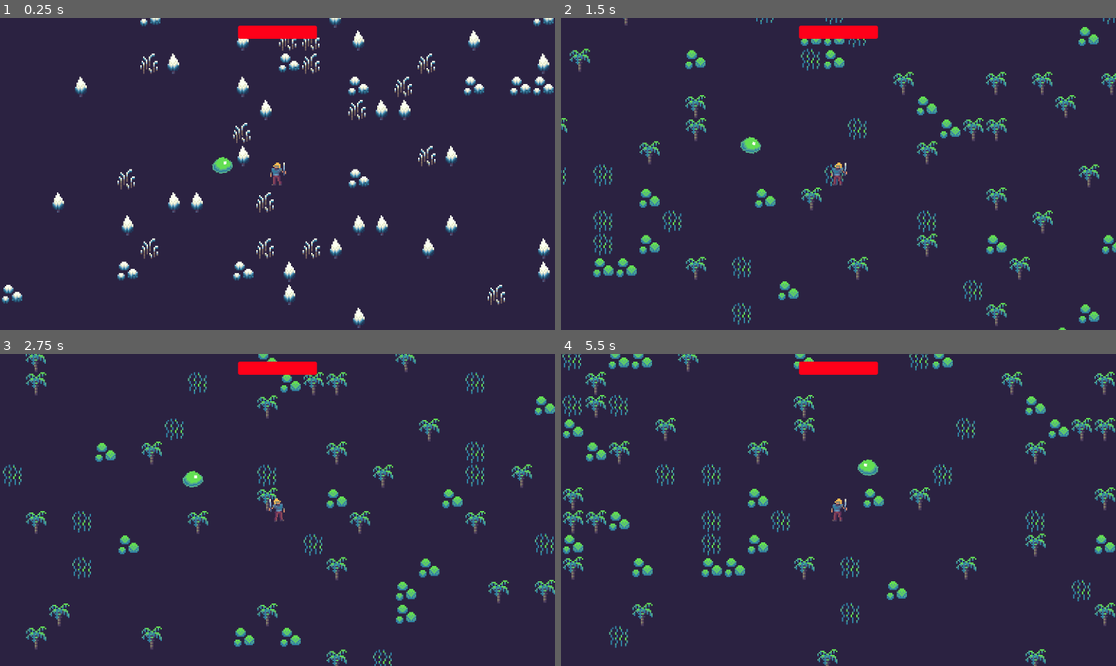
Above: before the commit, frames 1-4 (two rows, left to right).
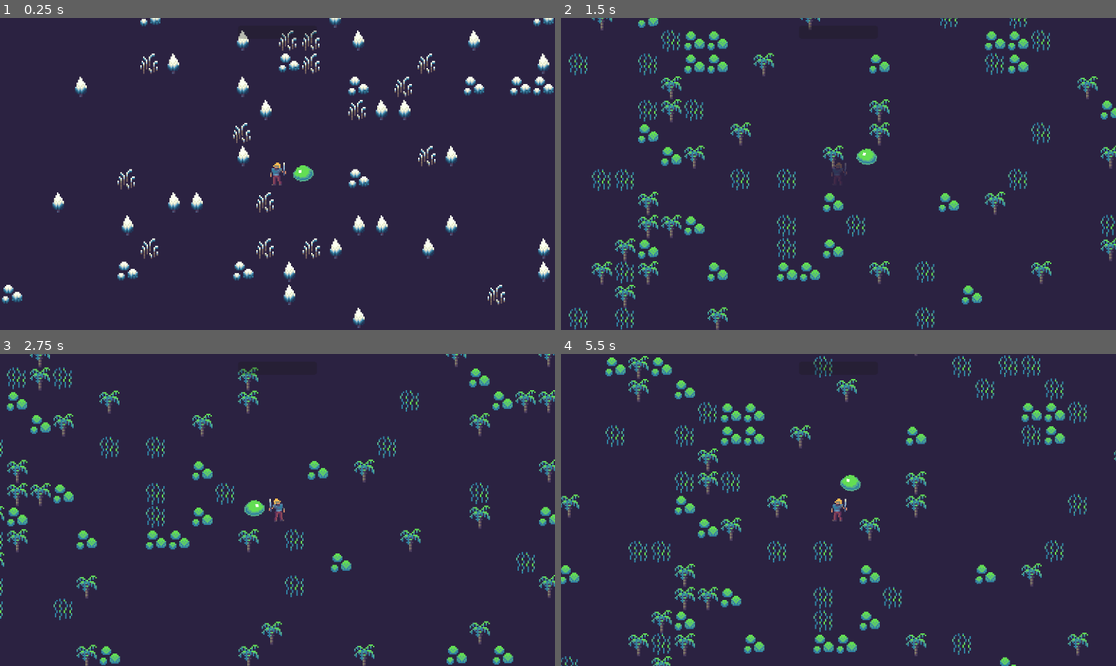
Above: after the commit, the same moments.

Repository: tpolito/untitled-rougelike
Game: Godot game, scene res://Main.tscn
Two runs of this game, one before a commit and one after it. Both use one fixed random seed, a clock stepped at 60 frames per second and the inputs below.
Inputs:
- Up to frame 1 (0.25 s): no input
- Up to frame 2 (1.5 s): tap Enter at 0.5 s; hold D (move_right) 0.53-1.28 s; hold S (move_down) from 1.28 s (still down)
- Up to frame 3 (2.75 s): release S (move_down) at 2.03 s; hold D (move_right) from 2.03 s (still down)
- Up to frame 4 (5.5 s): release D (move_right) at 2.78 s; hold W (move_up) 2.78-3.53 s; hold A (move_left) 3.53-5.03 s; hold S (move_down) from 5.03 s (still down)

The runs differ from the first frame. In frame 1, 0.9% of the frame differs, in the area x 38-58%, y 2-53%; in frame 2, 13%; in frame 3, 12%; in frame 4, 14%, in the area x 0-100%, y 0-100%.

Commit message:
allow components that need stats to get them from the parent

Diff:
--- a/Main.tscn
+++ b/Main.tscn
@@ -3,7 +3,7 @@
 [ext_resource type="PackedScene" uid="uid://bjlrivs1810m8" path="res://scenes/tilemap/TileMap.tscn" id="1_tj8bi"]
 [ext_resource type="Script" path="res://Main.gd" id="1_yqpkr"]
 [ext_resource type="PackedScene" uid="uid://38muohvdb2f6" path="res://scenes/enemy_spawner/EnemySpawner.tscn" id="2_306jd"]
-[ext_resource type="Script" path="res://ProgressBar.gd" id="2_o681e"]
+[ext_resource type="Script" path="res://scenes/ui/ProgressBar.gd" id="2_o681e"]
 [ext_resource type="PackedScene" uid="uid://chj7lw3hs80su" path="res://scenes/player/Player.tscn" id="2_rpjjx"]
 [ext_resource type="PackedScene" uid="uid://c6lpgvuaaodnm" path="res://scenes/slime/Slime.tscn" id="5_ve4bi"]
 
@@ -49,7 +49,6 @@
 
 [node name="TileMap" parent="Game" instance=ExtResource("1_tj8bi")]
 rotation = -0.000560982
-scale = Vector2(1, 1)
 layer_0/tile_data = PackedInt32Array(0, 1, 0, 1, 65537, 0, 70, 65537, 0, 71, 131073, 0, 2555975, 131073, 1, 2555974, 19 …(2901 unchanged characters)…
 
 [node name="Player" parent="Game" instance=ExtResource("2_rpjjx")]
@@ -60,4 +59,4 @@
 zoom = Vector2(3, 3)
 
 [node name="Slime" parent="Game" instance=ExtResource("5_ve4bi")]
-position = Vector2(521, 316)
+position = Vector2(611, 324)
--- a/ProgressBar.gd
+++ /dev/null
@@ -1,12 +0,0 @@
-extends ProgressBar
-
-@onready var player_hp_component = Helpers.get_player().get_node('HealthComponent')
-
-func _ready() -> void:
-  player_hp_component.health_changed.connect(_on_player_health_changed)
-  var starting_hp = player_hp_component.health
-  self.max_value = starting_hp
-  self.value = starting_hp
-
-func _on_player_health_changed(new_health: int) -> void:
-  self.value = new_health
--- a/autoloads/Helpers.gd
+++ b/autoloads/utils.gd
@@ -1,5 +1,4 @@
 extends Node
-class_name Utils
 
 func get_player() -> Player:
   return  get_tree().get_nodes_in_group("player")[0]
--- /dev/null
+++ b/components/enemy_stats.gd
@@ -0,0 +1,5 @@
+extends Resource
+class_name EnemyStats
+
+@export var max_health: float;
+@export var speed: float;
--- a/components/enemy_stats_component.gd
+++ /dev/null
@@ -1,4 +0,0 @@
-extends Node
-class_name EnemyStatsComponent
-
-@export var stats: Stats
--- a/components/health_component.gd
+++ b/components/health_component.gd
@@ -1,21 +1,24 @@
 extends Node
 class_name HealthComponent
 
-@export var max_health = 10
+@export var max_health: int = 10
 @export var hurtbox_component: HurtboxComponent
 @export var flash_component: FlashComponent
 
 signal health_changed(current_health: int)
+signal died
 
-var health = max_health:
+var health:
   set(value):
-    health = clamp(value, 0, max_health)
+    health = clamp(value, 0, get_parent().stats.max_health)
     health_changed.emit(health)
     if health == 0:
+      died.emit()
       print('dead')
 
 func _ready() -> void:
   hurtbox_component.damage.connect(_on_hurtbox_damage_taken)
+  health = get_parent().stats.max_health
 
 func _on_hurtbox_damage_taken(hitbox: HitboxComponent) -> void:
   var damage = hitbox.damage
--- a/components/move_component.gd
+++ b/components/move_component.gd
@@ -3,15 +3,17 @@
 
 @export var actor: CharacterBody2D
 @export var direction: Vector2
-@export var move_stats: MoveStats
+# @export var move_stats: MoveStats
 @export var anim_player: AnimationPlayer
 @export var sprite: Sprite2D
 @export var knockback_component: KnockbackComponent
 
 var knockback = Vector2.ZERO
+var speed
 
 func _ready() -> void:
   knockback_component.knockback.connect(_on_knockback_received)
+  speed = get_parent().stats.speed
 
 func _physics_process(_delta: float) -> void:
   if direction.x != 0 or direction.y != 0:
@@ -21,7 +23,7 @@
     anim_player.play("idle")
     pass
   # Move the sprite
-  actor.velocity = direction * move_stats.speed + knockback
+  actor.velocity = direction * speed + knockback
   actor.move_and_slide()
   knockback = lerp(knockback, Vector2.ZERO, 0.1)
 
--- a/components/move_towards_player_component.gd
+++ b/components/move_towards_player_component.gd
@@ -6,7 +6,7 @@
 
 # Called every frame. 'delta' is the elapsed time since the previous frame.
 func _process(delta: float) -> void:
-  var player_pos = Helpers.get_player().position
+  var player_pos = Utils.get_player().position
   var target = (player_pos - actor.position).normalized()
   var movement = target * 550 * delta
 
--- /dev/null
+++ b/components/player_stats.gd
@@ -0,0 +1,5 @@
+extends Resource
+class_name PlayerStats
+
+@export var max_health: float;
+@export var speed: float;
--- a/project.godot
+++ b/project.godot
@@ -17,7 +17,14 @@
 
 [autoload]
 
-Helpers="*res://autoloads/Helpers.gd"
+Utils="*res://autoloads/utils.gd"
+
+[file_customization]
+
+folder_colors={
+"res://scenes/player/": "blue",
+"res://scenes/ui/": "green"
+}
 
 [input]
 
--- a/scenes/enemy/Enemy.gd
+++ b/scenes/enemy/Enemy.gd
@@ -1,11 +1,7 @@
 extends CharacterBody2D
 class_name Enemy
 
-@onready var hurtbox_component: HurtboxComponent = $HurtboxComponent as HurtboxComponent
+@export var stats: EnemyStats
 
 func _ready() -> void:
-  # hurtbox_component.hurt.connect(
-  #   self,
-
-  # )
-  pass
+  print('here')
--- a/scenes/enemy/Enemy.tscn
+++ b/scenes/enemy/Enemy.tscn
@@ -1,5 +1,6 @@
-[gd_scene load_steps=10 format=3 uid="uid://bvqjpyn4b4hva"]
+[gd_scene load_steps=11 format=3 uid="uid://bvqjpyn4b4hva"]
 
+[ext_resource type="Script" path="res://scenes/enemy/Enemy.gd" id="1_ijl5v"]
 [ext_resource type="Script" path="res://components/move_component.gd" id="1_tcq15"]
 [ext_resource type="Script" path="res://components/hurtbox_component.gd" id="2_rde6p"]
 [ext_resource type="Script" path="res://components/health_component.gd" id="3_yhv87"]
@@ -62,6 +63,7 @@
 [node name="Enemy" type="CharacterBody2D" groups=["enemy"]]
 collision_layer = 4
 collision_mask = 7
+script = ExtResource("1_ijl5v")
 
 [node name="Sprite" type="Sprite2D" parent="."]
 
--- a/scenes/enemy_spawner/EnemySpawner.gd
+++ b/scenes/enemy_spawner/EnemySpawner.gd
@@ -21,7 +21,7 @@
 func spawn_enemies() -> void:
   if debug_should_spawn == false:
     return
-  var player_pos = Helpers.get_player().position
+  var player_pos = Utils.get_player().position
   var enemy_to_spawn = enemies_to_spawn[0]
   var angle = randf() * PI * 2
   var rand_spawn_pos = Vector2(player_pos.x + cos(angle) * spawn_distance, player_pos.y + sin(angle) * spawn_distance)
--- a/scenes/player/Player.gd
+++ b/scenes/player/Player.gd
@@ -1,10 +1,10 @@
 extends CharacterBody2D
 class_name Player
 
+@export var stats: PlayerStats
+@onready var move_component: MoveComponent = $MoveComponent as MoveComponent
+@onready var health_component: HealthComponent = $HealthComponent as HealthComponent
+
 func _ready() -> void:
-  pass
-
-func _input(event):
-  if event is InputEventKey:
-    if event.pressed and event.keycode == 80:
-      $FlashComponent.flash()
+  print('Player')
+  # print(stats)
--- a/scenes/player/Player.tscn
+++ b/scenes/player/Player.tscn
@@ -1,14 +1,19 @@
-[gd_scene load_steps=16 format=3 uid="uid://chj7lw3hs80su"]
+[gd_scene load_steps=17 format=3 uid="uid://chj7lw3hs80su"]
 
 [ext_resource type="Script" path="res://scenes/player/Player.gd" id="1_425yu"]
 [ext_resource type="Texture2D" uid="uid://eqg7mcsnyd1t" path="res://assets/player_placeholder.png" id="1_j5pae"]
 [ext_resource type="Script" path="res://components/move_component.gd" id="1_wbhel"]
+[ext_resource type="Script" path="res://components/player_stats.gd" id="2_pjnko"]
 [ext_resource type="Script" path="res://components/move_input_component.gd" id="3_7fa1p"]
-[ext_resource type="Resource" uid="uid://c16t72lproq74" path="res://scenes/player/player_stats.tres" id="4_mip03"]
 [ext_resource type="Script" path="res://components/flash_component.gd" id="6_xnnqj"]
 [ext_resource type="Script" path="res://components/hurtbox_component.gd" id="7_0lfsk"]
 [ext_resource type="Script" path="res://components/health_component.gd" id="8_dbiyb"]
 [ext_resource type="Script" path="res://components/knockback_component.gd" id="9_s1shj"]
+
+[sub_resource type="Resource" id="Resource_8gyyl"]
+script = ExtResource("2_pjnko")
+max_health = 122.0
+speed = 10.0
 
 [sub_resource type="RectangleShape2D" id="RectangleShape2D_8rwle"]
 size = Vector2(6, 14)
@@ -75,6 +80,7 @@
 collision_layer = 2
 collision_mask = 5
 script = ExtResource("1_425yu")
+stats = SubResource("Resource_8gyyl")
 
 [node name="CollisionShape2D" type="CollisionShape2D" parent="."]
 shape = SubResource("RectangleShape2D_8rwle")
@@ -85,7 +91,6 @@
 [node name="MoveComponent" type="Node" parent="." node_paths=PackedStringArray("actor", "anim_player", "sprite", "knockback_component")]
 script = ExtResource("1_wbhel")
 actor = NodePath("..")
-move_stats = ExtResource("4_mip03")
 anim_player = NodePath("../AnimationPlayer")
 sprite = NodePath("../Sprite")
 knockback_component = NodePath("../KnockbackComponent")
@@ -124,3 +129,5 @@
 script = ExtResource("9_s1shj")
 actor = NodePath("..")
 hurtbox_component = NodePath("../HurtboxComponent")
+
+[node name="Abilities" type="Node2D" parent="."]
--- /dev/null
+++ b/scenes/player/playe_move_stats.tres
@@ -0,0 +1,7 @@
+[gd_resource type="Resource" script_class="MoveStats" load_steps=2 format=3 uid="uid://c16t72lproq74"]
+
+[ext_resource type="Script" path="res://components/move_stats.gd" id="1_0cjym"]
+
+[resource]
+script = ExtResource("1_0cjym")
+speed = 12.0
--- a/scenes/player/player_stats.tres
+++ b/scenes/player/player_stats.tres
@@ -1,7 +1,8 @@
-[gd_resource type="Resource" script_class="MoveStats" load_steps=2 format=3 uid="uid://c16t72lproq74"]
+[gd_resource type="Resource" script_class="PlayerStats" load_steps=2 format=3 uid="uid://buoawenyploko"]
 
-[ext_resource type="Script" path="res://components/move_stats.gd" id="1_0cjym"]
+[ext_resource type="Script" path="res://components/player_stats.gd" id="1_l53vf"]
 
 [resource]
-script = ExtResource("1_0cjym")
-speed = 12.0
+script = ExtResource("1_l53vf")
+max_health = 10.0
+speed = 10.0
--- a/scenes/slime/Slime.tscn
+++ b/scenes/slime/Slime.tscn
@@ -1,9 +1,14 @@
-[gd_scene load_steps=8 format=3 uid="uid://c6lpgvuaaodnm"]
+[gd_scene load_steps=9 format=3 uid="uid://c6lpgvuaaodnm"]
 
 [ext_resource type="PackedScene" uid="uid://bvqjpyn4b4hva" path="res://scenes/enemy/Enemy.tscn" id="1_ky8o0"]
 [ext_resource type="Texture2D" uid="uid://cmaec6wud25v8" path="res://assets/slime.png" id="2_07ftw"]
+[ext_resource type="Script" path="res://components/enemy_stats.gd" id="2_cktju"]
 [ext_resource type="Script" path="res://components/move_towards_player_component.gd" id="3_ivoyw"]
-[ext_resource type="Resource" uid="uid://cajj7hl4cwjsg" path="res://scenes/slime/slime_stats.tres" id="3_uucuv"]
+
+[sub_resource type="Resource" id="Resource_i4o1y"]
+script = ExtResource("2_cktju")
+max_health = 8.0
+speed = 8.0
 
 [sub_resource type="RectangleShape2D" id="RectangleShape2D_bmd0u"]
 size = Vector2(8, 5)
@@ -15,6 +20,7 @@
 radius = 6.0
 
 [node name="Slime" instance=ExtResource("1_ky8o0")]
+stats = SubResource("Resource_i4o1y")
 
 [node name="Sprite" parent="." index="0"]
 texture = ExtResource("2_07ftw")
@@ -22,9 +28,6 @@
 [node name="CollisionShape2D" parent="." index="1"]
 position = Vector2(0, -0.5)
 shape = SubResource("RectangleShape2D_bmd0u")
-
-[node name="MoveComponent" parent="." index="2"]
-move_stats = ExtResource("3_uucuv")
 
 [node name="MoveTowardsPlayerComponent" type="Node" parent="." index="3" node_paths=PackedStringArray("move_component", "actor")]
 script = ExtResource("3_ivoyw")
--- a/scenes/tilemap/TileMap.gd
+++ b/scenes/tilemap/TileMap.gd
@@ -22,10 +22,8 @@
   pass
 
 func generate_chunk() -> void:
-  var tile_pos = local_to_map(Vector2(0,0))
   for x in range(width):
     for y in range(height):
-      # var moist = moisture.get_noise_2d(tile_pos.x - width / 2 + x, tile_pos.y - height / 2 + y)
       var rand = rng.randf_range(0, 100)
       if rand > 93:
         set_cell(0, Vector2(x,y), 0, Vector2(biome, TREE))
--- /dev/null
+++ b/scenes/ui/ProgressBar.gd
@@ -0,0 +1,13 @@
+extends ProgressBar
+
+@onready var player_hp_component = Utils.get_player().get_node('HealthComponent')
+
+func _ready() -> void:
+  pass
+  # player_hp_component.health_changed.connect(_on_player_health_changed)
+  # var starting_hp = player_hp_component.health
+  # self.max_value = starting_hp
+  # self.value = starting_hp
+
+func _on_player_health_changed(new_health: int) -> void:
+  self.value = new_health
Binary file added: assets/axe.aseprite
Binary file added: assets/axe.png
Not shown, added: assets/axe.png.import
Renamed: scenes/slime/slime_stats.tres -> scenes/slime/slime_move_stats.tres
